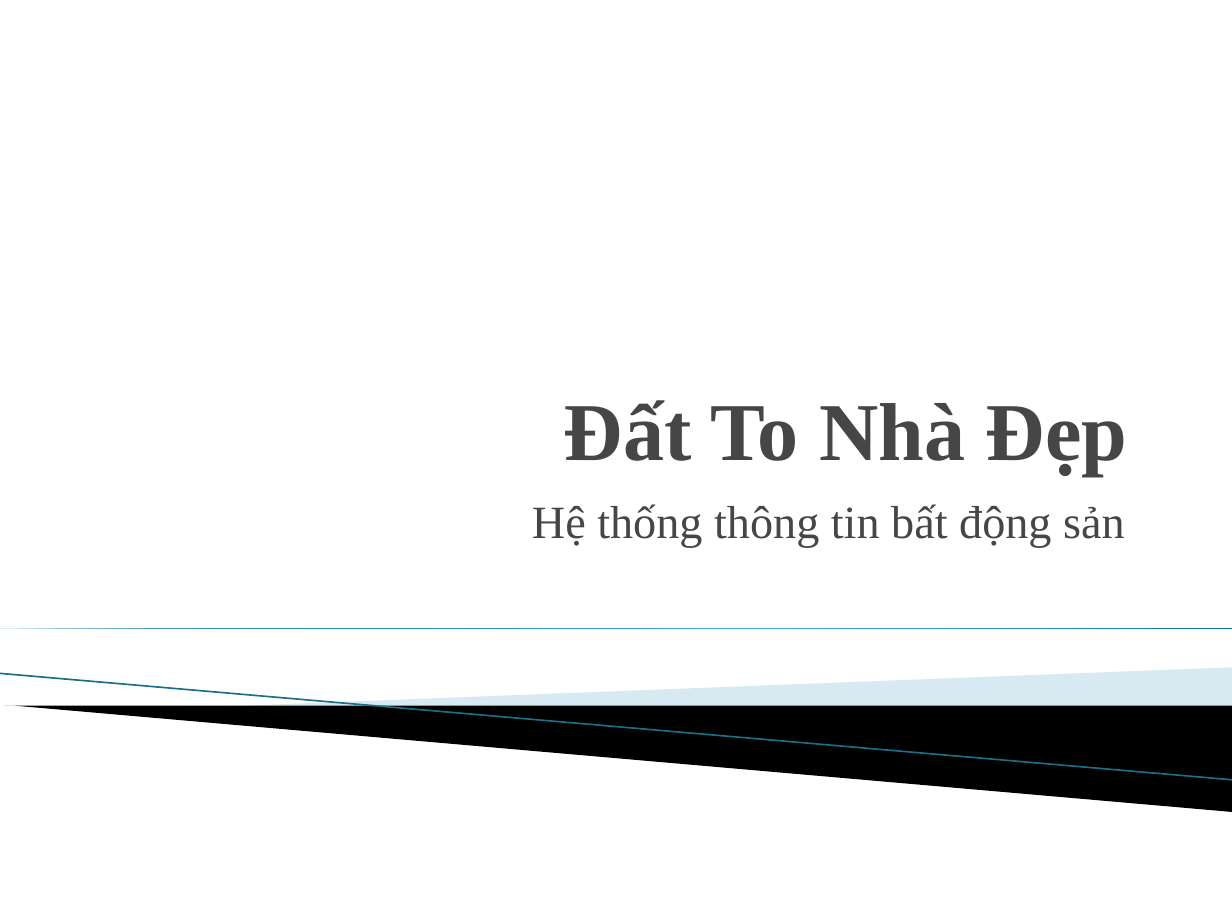
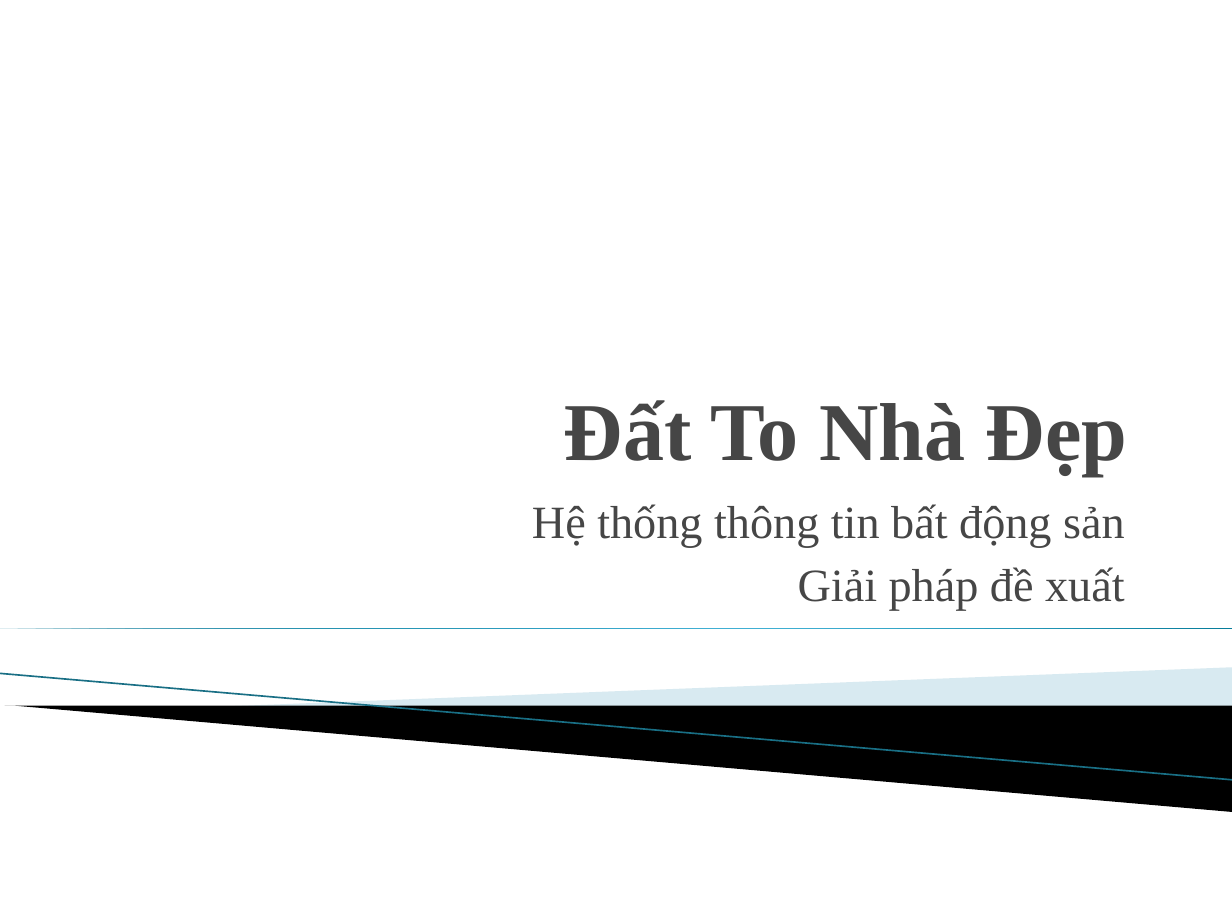
Before and after one commit to duyltv/DatToNhaDep, a slide deck: slide 1 of 01_Documents/Solutions_20180228.pptx. Drawn at 1232x924 pixels with LibreOffice and Linux fonts; fonts in the diff are those of the drawing; background and template pictures are left out. Boxes give left, top, right and bottom in pixels: in the first picture for what was removed or moved away, otherwise in the second. Text is boxed around its words. In the diff, an @@ line names an element or a change of style, - is before the commit and + after.

```diff
--- a/01_Documents/Solutions_20180228.pptx
+++ b/01_Documents/Solutions_20180228.pptx
@@ subtitle at (798, 567, 1125, 610): paragraph added @@
+Giải pháp đề xuất
```
Also in this commit, not shown: 3 slides added, 2 other files.
